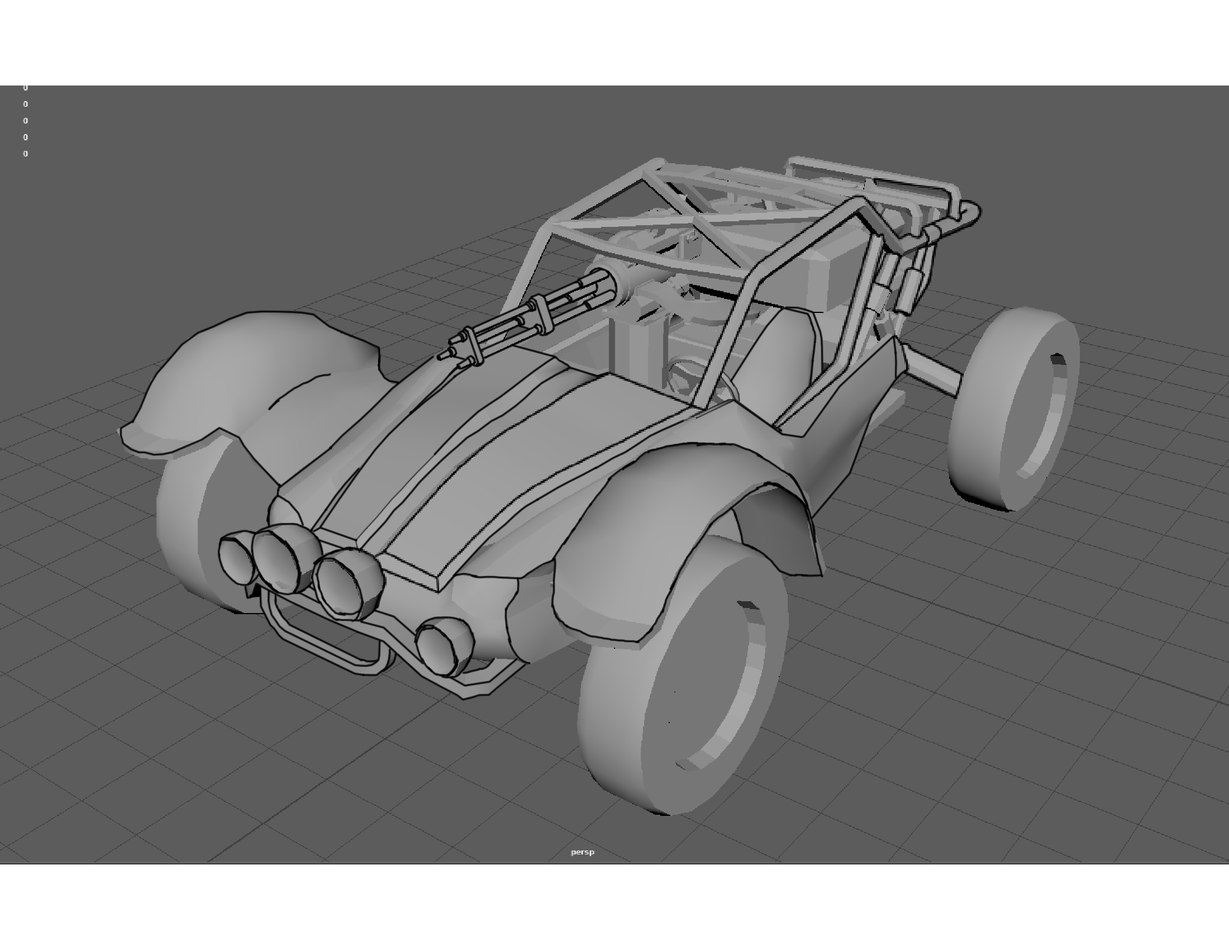
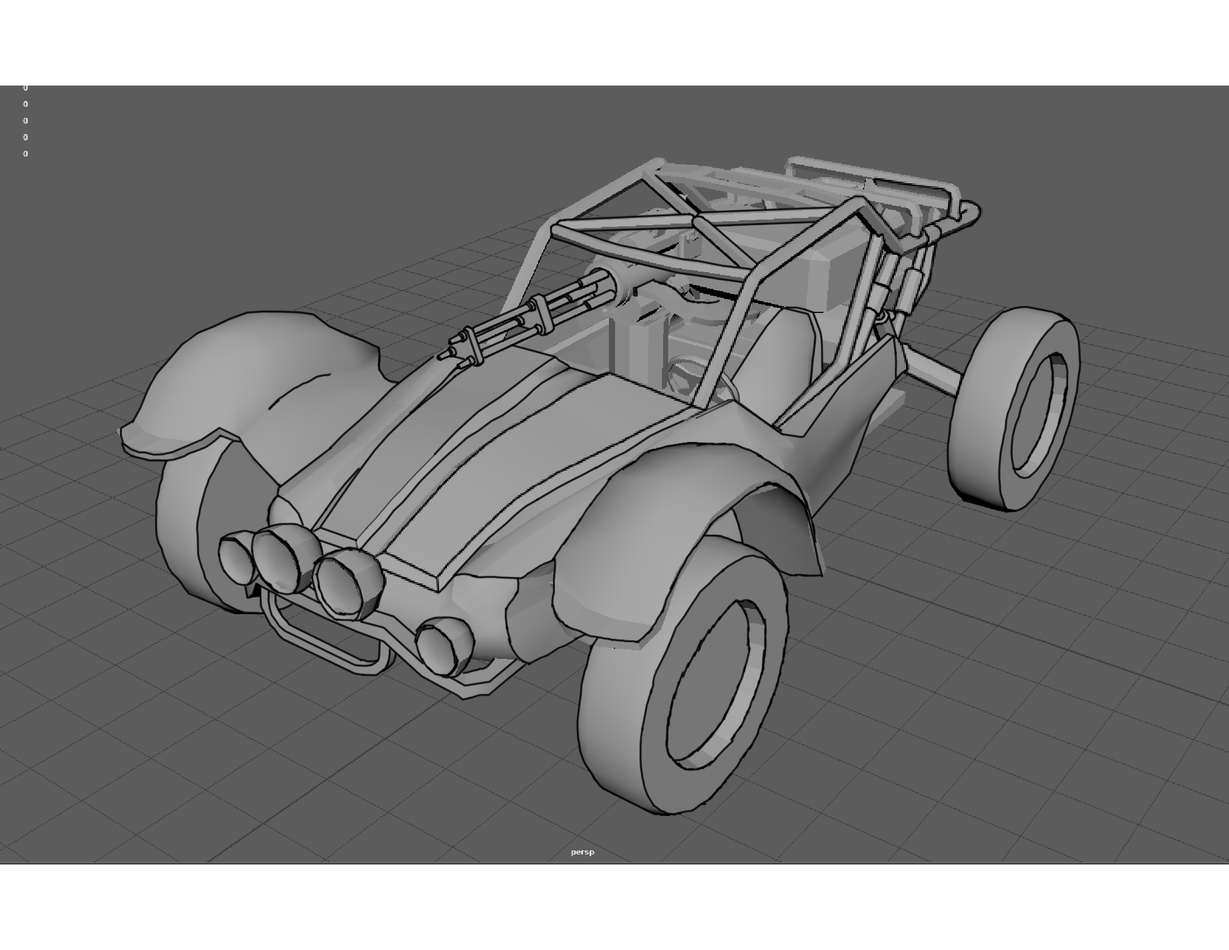
Two versions of the same layered image (1229x950). Layer-by-layer changes:
painted on "Layer 1" over [120, 173, 1082, 816]
